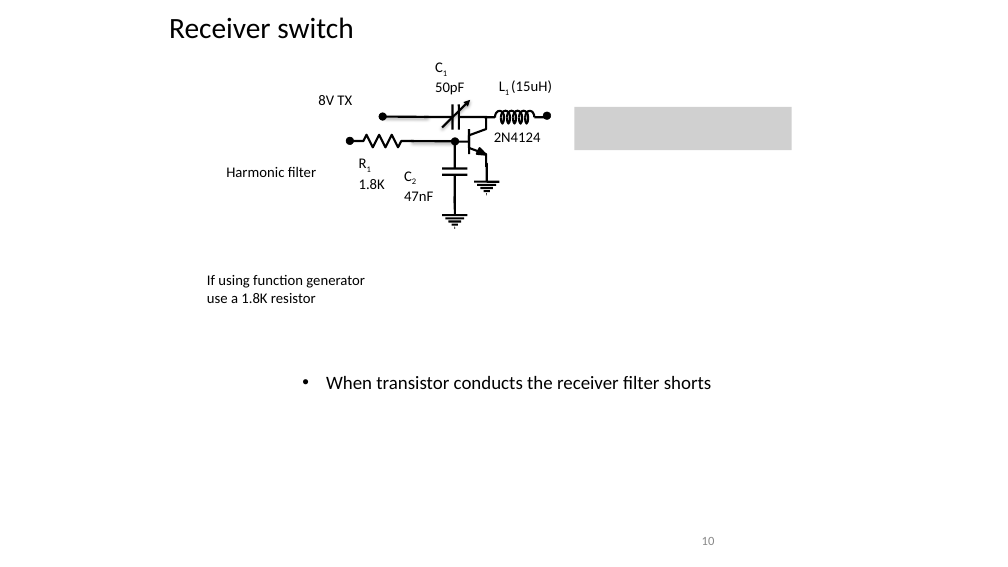
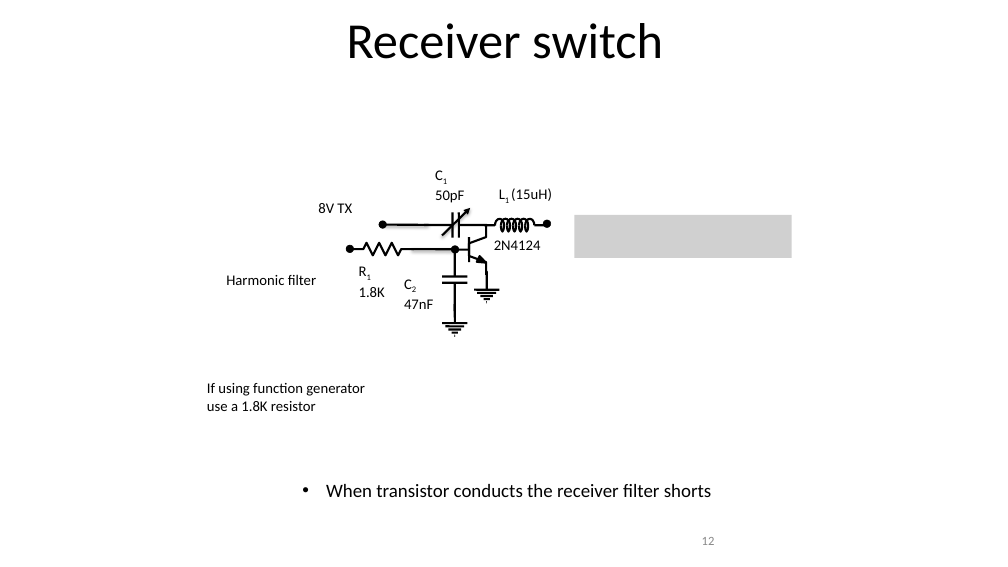
Before and after one commit to jlmucb/class_notes, a slide deck: slide 12 of science/EoRNotes.pptx (slide 10 before the commit). Drawn at 1008x567 pixels with LibreOffice and Linux fonts; fonts in the diff are those of the drawing; grey boxes stand for pictures. Boxes give left, top, right and bottom in pixels: in the first picture for what was removed or moved away, otherwise in the second. Text is boxed around its words. In the diff, an @@ line names an element or a change of style, - is before the commit and + after.

```diff
--- a/science/EoRNotes.pptx
+++ b/science/EoRNotes.pptx
@@ text "Receiver switch": place and size @@
-text "Receiver switch" at <box>169,17,353,39</box>
+text "Receiver switch" at <box>347,23,663,59</box>
@@ text "Receiver switch" at <box>347,23,663,59</box>: size 28 to 48 pt; alignment left to centre @@
@@ picture removed at <box>575,107,792,150</box> @@
@@ 24 lines, 14 freeform shapes, 9 texts, 4 ellipses, 1 arrow: place and size @@
-24 lines, 14 freeform shapes, 9 texts, 4 ellipses, 1 arrow at <box>207,80,712,389</box>
+24 lines, 14 freeform shapes, 9 texts, 4 ellipses, 1 arrow at <box>207,188,712,497</box>
@@ picture added at <box>575,215,792,258</box> @@
@@ line moved from (442, 216) - (467, 216) to (442, 323) - (467, 323) @@
@@ line moved from (455, 197) - (455, 216) to (455, 304) - (455, 323) @@
@@ page number at <box>702,537,715,545</box>: text changed @@
-10
+12
```
Also in this commit, not shown: 28 other slides changed, 2 slides added, 1 other file.
